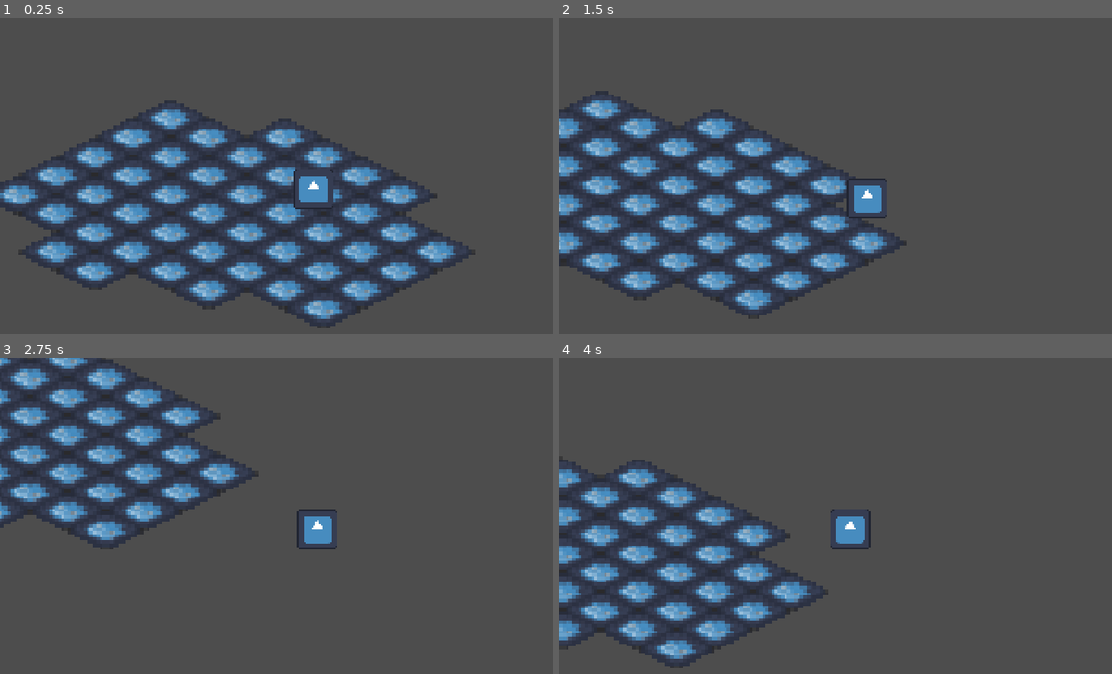
Above: before the commit, frames 1-4 (two rows, left to right).
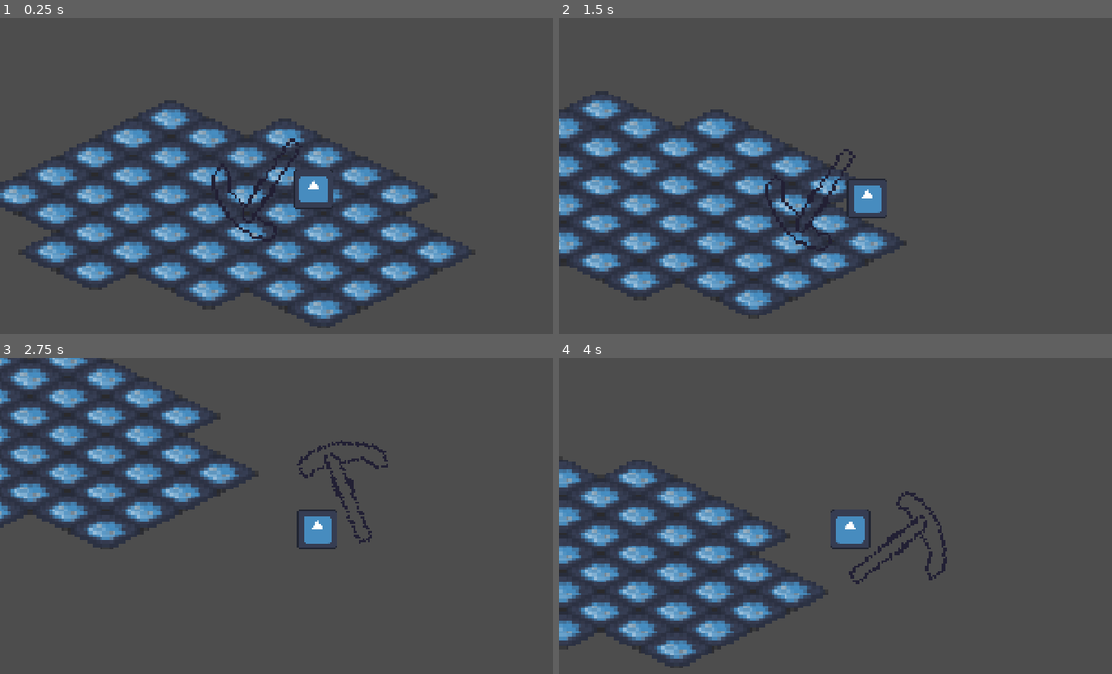
Above: after the commit, the same moments.

Repository: Dodge100/goon-game
Game: Godot game, scene res://scenes/game_scene.tscn
The game is run twice, just before and just after one commit, with the same random seed, the same clock (stepped at 60 frames per second) and the same inputs. The engine's default icon, where the game draws it, is replaced by a stand-in: a white triangle on a blue panel in a dark square.
Inputs (mouse positions are in pixels of both pictures, inside the frame that each line leads up to):
- Up to frame 1 (0.25 s): no input
- Up to frame 2 (1.5 s): tap Enter at 0.5 s; move the mouse to (995, 172) at 0.52 s; hold D (move_right) 0.53-1.28 s; tap Space at 0.6, 0.77, 1.07, 1.35 s; move the mouse to (741, 207) at 1.27 s; hold S (move_down) from 1.28 s (still down)
- Up to frame 3 (2.75 s): tap Space at 1.52, 1.82, 2.1 s; move the mouse to (364, 452) at 2.02 s; release S (move_down) at 2.03 s; hold D (move_right) from 2.03 s (still down)
- Up to frame 4 (4 s): move the mouse to (835, 598) at 2.77 s; release D (move_right) at 2.78 s; hold W (move_up) 2.78-3.53 s; tap Space at 2.85, 3.02, 3.32, 3.6, 3.77 s; move the mouse to (1045, 579) at 3.52 s; hold A (move_left) from 3.53 s (still down)

The runs differ from the first frame. In frame 1, 0.4% of the frame differs, in the area x 38-55%, y 38-71%; in frame 2, 0.4%; in frame 3, 0.6%; in frame 4, 0.7%, in the area x 52-71%, y 42-72%.

Commit message:
overengineered weapon attack system

Diff:
--- a/project.godot
+++ b/project.godot
@@ -24,7 +24,7 @@
 
 [editor_plugins]
 
-enabled=PackedStringArray("res://addons/godot_super-wakatime/plugin.cfg")
+enabled=PackedStringArray("res://addons/GDQuest_GDScript_formatter/plugin.cfg", "res://addons/godot_super-wakatime/plugin.cfg")
 
 [input]
 
--- a/scenes/game_scene.tscn
+++ b/scenes/game_scene.tscn
@@ -25,7 +25,6 @@
 
 [node name="Player" parent="Node2D" unique_id=682208395 instance=ExtResource("1_w5aja")]
 position = Vector2(45, -2)
-scale = Vector2(0.1, 0.1)
 
 [node name="Camera2D" type="Camera2D" parent="Node2D" unique_id=2009980100 node_paths=PackedStringArray("target")]
 zoom = Vector2(10, 10)
--- a/scenes/player.tscn
+++ b/scenes/player.tscn
@@ -2,16 +2,28 @@
 
 [ext_resource type="Texture2D" uid="uid://4q335xxs2p" path="res://icon.svg" id="1_3vyb7"]
 [ext_resource type="Script" uid="uid://dymxf0txidqa8" path="res://scripts/player.gd" id="1_g2els"]
+[ext_resource type="Script" uid="uid://cnhglsdo2n05h" path="res://scripts/weapon_component.gd" id="3_qhqgy"]
+[ext_resource type="Script" uid="uid://dglmgx1worahd" path="res://scripts/weapons/sword.gd" id="4_dqkch"]
+[ext_resource type="Texture2D" uid="uid://k0a3qw5hd23j" path="res://assets/scythe.png" id="5_qlg0r"]
 
 [sub_resource type="RectangleShape2D" id="RectangleShape2D_o813u"]
-size = Vector2(128.5, 128)
+size = Vector2(12, 12)
+
+[sub_resource type="Resource" id="Resource_qhqgy"]
+script = ExtResource("4_dqkch")
+texture = ExtResource("5_qlg0r")
+metadata/_custom_type_script = "uid://dglmgx1worahd"
 
 [node name="Player" type="CharacterBody2D" unique_id=682208395]
 script = ExtResource("1_g2els")
 
 [node name="Icon" type="Sprite2D" parent="." unique_id=101980504]
+scale = Vector2(0.1, 0.1)
 texture = ExtResource("1_3vyb7")
 
 [node name="CollisionShape2D" type="CollisionShape2D" parent="." unique_id=614638490]
-position = Vector2(-0.25, 0)
 shape = SubResource("RectangleShape2D_o813u")
+
+[node name="WeaponComponent" type="Node2D" parent="." unique_id=91524903]
+script = ExtResource("3_qhqgy")
+attack = SubResource("Resource_qhqgy")
--- /dev/null
+++ b/scripts/attack.gd
@@ -0,0 +1,19 @@
+class_name Attack
+extends Resource
+
+
+func mount(player: Node2D) -> void:
+	pass
+
+
+# TODO: unmount
+func unmount(player: Node2D) -> void:
+	pass
+
+
+func attack(player: Node2D, target_direction: Vector2) -> void:
+	pass
+
+
+func update(player: Node2D, delta: float) -> void:
+	pass
--- /dev/null
+++ b/scripts/weapon_component.gd
@@ -0,0 +1,39 @@
+extends Node2D
+
+@export var attack: Attack
+
+var _can_attack: bool = true
+var _cooldown_timer: Timer
+
+
+func _ready() -> void:
+	_cooldown_timer = Timer.new()
+	_cooldown_timer.one_shot = true
+	_cooldown_timer.timeout.connect(
+		func():
+			_can_attack = true,
+	)
+	add_child(_cooldown_timer)
+
+	attack.mount(self)
+
+
+func _process(delta: float) -> void:
+	attack.update(self, delta)
+
+
+func _input(event):
+	if event is InputEventKey:
+		if event.keycode == KEY_SPACE and event.pressed and not event.is_echo():
+			var direction = get_local_mouse_position()
+			spawn_attack(direction)
+
+
+func spawn_attack(direction: Vector2) -> bool:
+	_can_attack = false
+	_cooldown_timer.start(5)
+
+	var player = get_parent() as Node2D
+	attack.execute(player, direction)
+
+	return true
--- /dev/null
+++ b/scripts/weapons/sword.gd
@@ -0,0 +1,29 @@
+class_name SwordAttack
+extends Attack
+
+@export var texture: Texture2D
+
+var _sprite: Sprite2D
+
+
+func mount(player: Node2D) -> void:
+	_sprite = Sprite2D.new()
+	_sprite.texture = texture
+	player.add_child(_sprite)
+
+
+func unmount(player: Node2D) -> void:
+	if _sprite and is_instance_valid(_sprite):
+		_sprite.queue_free()
+
+
+func execute(player: Node2D, target_direction: Vector2) -> void:
+	print("meow")
+
+
+func update(player: Node2D, _delta: float) -> void:
+	if not _sprite:
+		return
+	var dir = (player.get_global_mouse_position() - player.global_position).normalized()
+	_sprite.position = dir * 16
+	_sprite.rotation = dir.angle()
Binary file added: assets/scythe.png
Not shown, added: assets/scythe.png.import
Not shown, added: scripts/attack.gd.uid
Not shown, added: scripts/weapon_component.gd.uid
Not shown, added: scripts/weapons/sword.gd.uid
